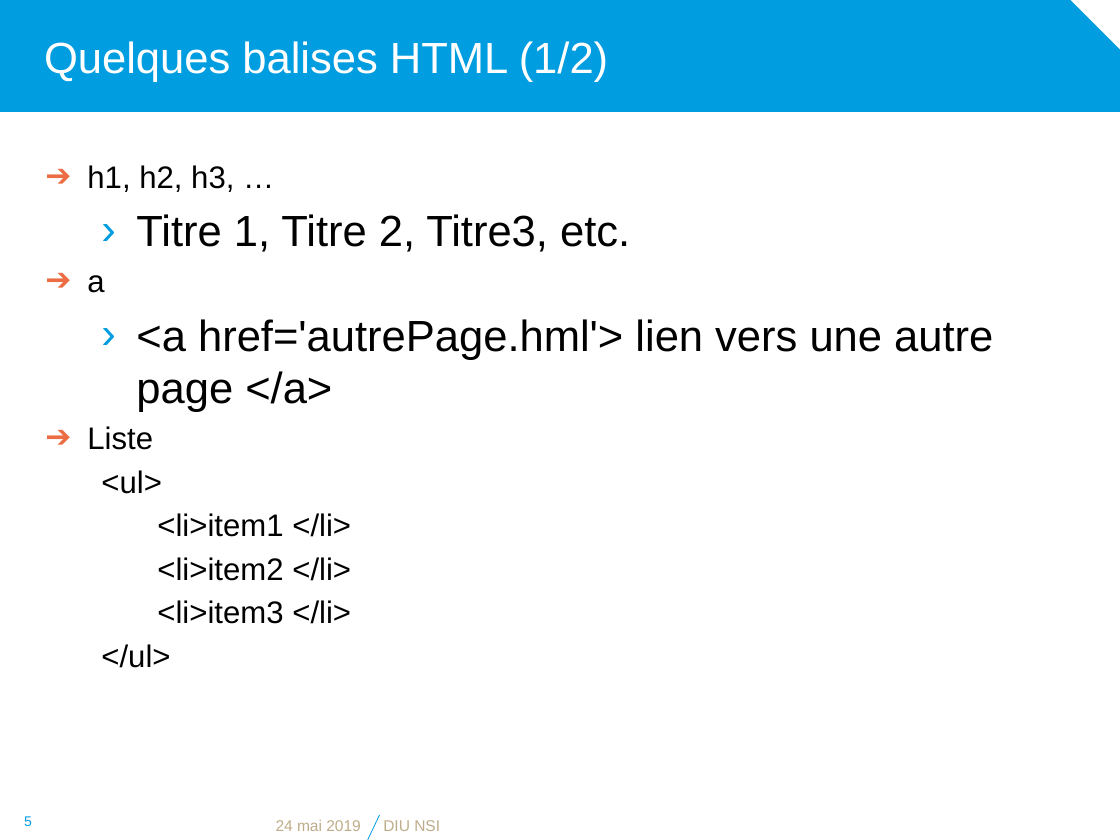
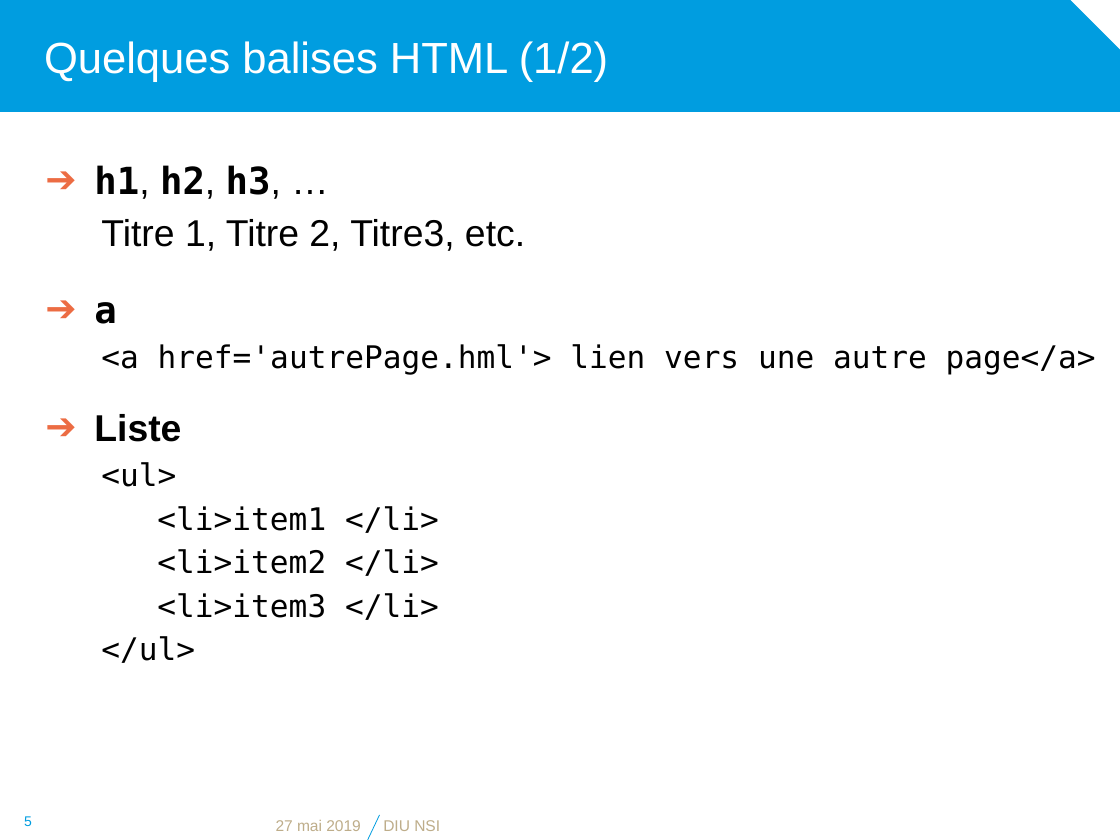
Before and after one commit to diu-uf-bordeaux/bloc1, a slide deck: slide 5 of web/1-HTML/html.pptx. Drawn at 1120x840 pixels with LibreOffice and Linux fonts; fonts in the diff are those of the drawing; background and template pictures are left out. Boxes give left, top, right and bottom in pixels: in the first picture for what was removed or moved away, otherwise in the second. Text is boxed around its words. In the diff, an @@ line names an element or a change of style, - is before the commit and + after.

```diff
--- a/web/1-HTML/html.pptx
+++ b/web/1-HTML/html.pptx
@@ text at (94,165,525,663): size 20 to 24 pt in "h1, h2, h3, …", "a", "Liste"; font Arial to DejaVu Sans Mono in "h1, h2, h3,", "a", "<ul>", "<li>item1 </li>" and 3 more places; bold on in "h1, h2, h3,", "a", "Liste"; size 28 to 24 pt in "Titre 1, Titre 2, Titre3, etc."; indent changed; bullet › to none; line spacing 1 to 1.5; more space between paragraphs @@
@@ text at (101,344,1096,374): text changed; size 28 to 20 pt; font Arial to DejaVu Sans Mono @@
-  › <a href='autrePage.hml'> lien vers une autre page </a>
+  <a href='autrePage.hml'> lien vers une autre page</a>
@@ text at (276,820,361,831): text changed @@
-24 mai 2019
+27 mai 2019
```
Also in this commit, not shown: 6 other slides changed, 1 other file.
